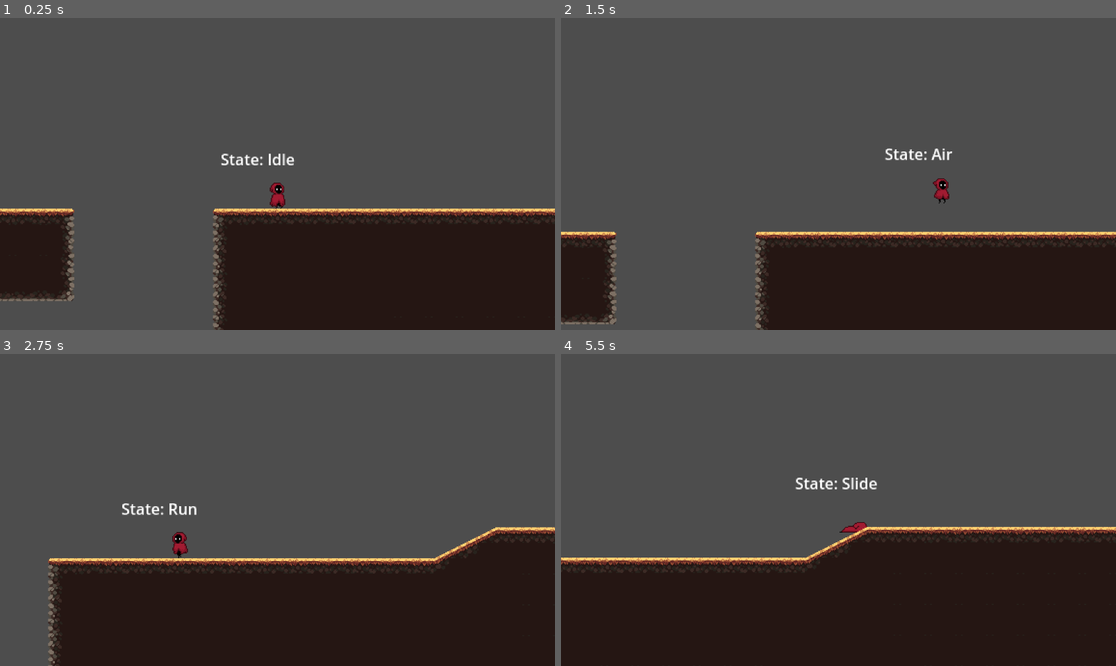
Above: before the commit, frames 1-4 (two rows, left to right).
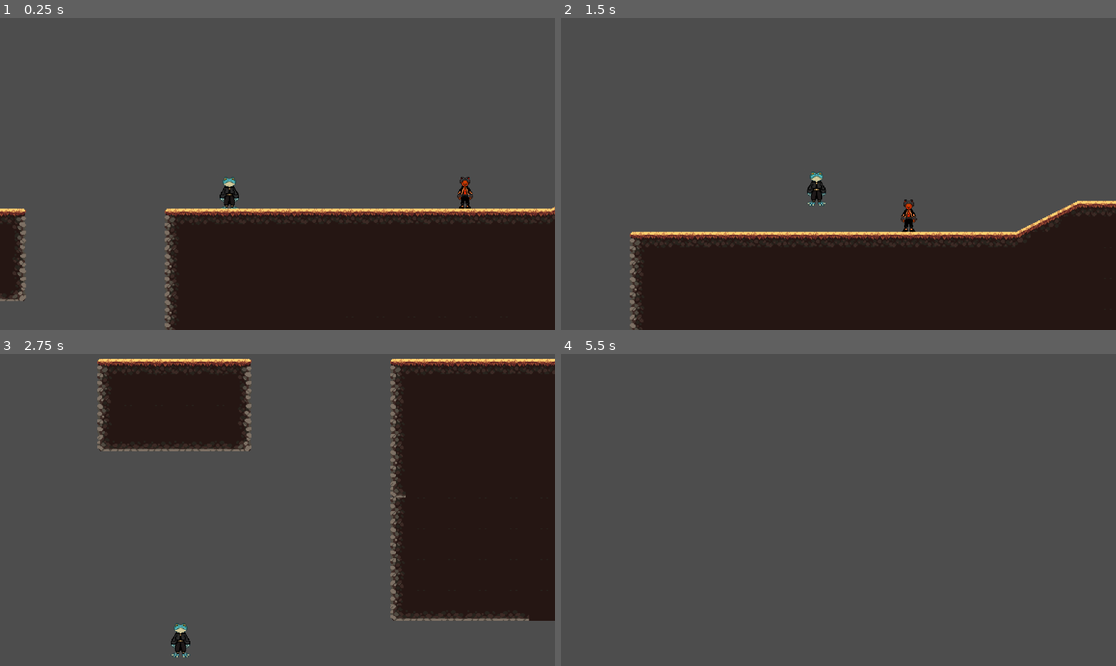
Above: after the commit, the same moments.

Repository: zvoverman/movement-game
Game: Godot game, scene res://scenes/world.tscn
The game is run twice, just before and just after one commit, with the same random seed, the same clock (stepped at 60 frames per second) and the same inputs.
Inputs (mouse positions are in pixels of both pictures, inside the frame that each line leads up to):
- Up to frame 1 (0.25 s): no input
- Up to frame 2 (1.5 s): tap Enter at 0.5 s; move the mouse to (960, 158) at 0.52 s; hold Ctrl (crouch) 0.53-1.28 s; hold D (right) from 0.53 s (still down); tap W (jump) at 0.77 s; tap Shift (run) at 0.8, 1.35 s; move the mouse to (727, 189) at 1.27 s
- Up to frame 3 (2.75 s): tap W (jump) at 1.52 s; click (166, 525) at 1.55 s; move the mouse to (333, 441) at 2.02 s; release D (right) at 2.03 s; press the mouse at (333, 441) at 2.03 s; hold A (left) from 2.03 s (still down); tap Ctrl (crouch) at 2.3 s
- Up to frame 4 (5.5 s): move the mouse to (810, 572) at 2.77 s; release A (left) at 2.78 s; release the mouse at (810, 572) at 2.78 s; hold D (right) 2.78-4.28 s; tap Ctrl (crouch) at 2.85, 4.55 s; tap W (jump) at 3.02, 3.77, 4.52 s; tap Shift (run) at 3.05, 5.3 s; move the mouse to (1005, 556) at 3.52 s; hold Shift (run) 3.53-4.28 s; click (1005, 556) at 3.8 s; move the mouse to (672, 463) at 4.27 s; hold A (left) 4.28-5.03 s; click (672, 463) at 4.35 s; move the mouse to (866, 510) at 5.02 s; hold D (right) from 5.03 s (still down); hold Ctrl (crouch) from 5.03 s (still down)

The runs differ from the first frame. In frame 1, 7.9% of the frame differs, in the area x 0-100%, y 43-100%; in frame 2, 13%; in frame 3, 52%, in the area x 8-100%, y 1-100%; in frame 4, 40%.

Commit message:
sword throw+teleport implemented - enemy/player health+respawn implemented

Diff:
--- a/project.godot
+++ b/project.godot
@@ -55,6 +55,11 @@
 "events": [Object(InputEventKey,"resource_local_to_scene":false,"resource_name":"","device":-1,"window_id":0,"alt_press …(182 unchanged characters)…
 ]
 }
+throw_sword={
+"deadzone": 0.5,
+"events": [Object(InputEventMouseButton,"resource_local_to_scene":false,"resource_name":"","device":-1,"window_id":0,"alt_pressed":false,"shift_pressed":false,"ctrl_pressed":false,"meta_pressed":false,"button_mask":0,"position":Vector2(0, 0),"global_position":Vector2(0, 0),"factor":1.0,"button_index":1,"canceled":false,"pressed":false,"double_click":false,"script":null)
+]
+}
 
 [rendering]
 
--- /dev/null
+++ b/scenes/enemy.tscn
@@ -0,0 +1,83 @@
+[gd_scene load_steps=12 format=3 uid="uid://dujmclyli2sfi"]
+
+[ext_resource type="Script" path="res://scripts/enemy.gd" id="1_v8xqx"]
+[ext_resource type="Texture2D" uid="uid://c83xyb0v5iw6" path="res://assets/Enemies/Enemy1_Front.png" id="2_k3uvx"]
+[ext_resource type="Script" path="res://scripts/StateMachine/CharacterStateMachine.gd" id="2_qo3cs"]
+[ext_resource type="Script" path="res://scripts/StateMachine/Enemy/EnemyTestIdleState.gd" id="3_5fclr"]
+[ext_resource type="Script" path="res://scripts/StateMachine/Enemy/EnemyPatrolState.gd" id="4_c6dvl"]
+[ext_resource type="Script" path="res://scripts/StateMachine/Enemy/EnemyTestAgroState.gd" id="6_sbj6m"]
+[ext_resource type="Script" path="res://scripts/StateMachine/Enemy/EnemyTestAttackState.gd" id="7_k8b8w"]
+
+[sub_resource type="CapsuleShape2D" id="CapsuleShape2D_7l56f"]
+radius = 6.0
+height = 32.0
+
+[sub_resource type="AnimationNodeStateMachine" id="AnimationNodeStateMachine_nsmut"]
+
+[sub_resource type="RectangleShape2D" id="RectangleShape2D_m4hdb"]
+size = Vector2(282, 152)
+
+[sub_resource type="RectangleShape2D" id="RectangleShape2D_h3v2n"]
+size = Vector2(29, 19)
+
+[node name="Enemy" type="CharacterBody2D" groups=["enemies"]]
+collision_layer = 255
+collision_mask = 17
+script = ExtResource("1_v8xqx")
+
+[node name="Sprite2D" type="Sprite2D" parent="."]
+scale = Vector2(0.02, 0.02)
+texture = ExtResource("2_k3uvx")
+
+[node name="CollisionShape2D" type="CollisionShape2D" parent="."]
+shape = SubResource("CapsuleShape2D_7l56f")
+
+[node name="CharacterStateMachine" type="Node" parent="." node_paths=PackedStringArray("character", "animation_tree", "current_state")]
+script = ExtResource("2_qo3cs")
+character = NodePath("..")
+animation_tree = NodePath("../AnimationTree")
+current_state = NodePath("Idle")
+
+[node name="Idle" type="Node" parent="CharacterStateMachine" node_paths=PackedStringArray("patrol_state", "agro_state")]
+script = ExtResource("3_5fclr")
+patrol_state = NodePath("../Patrol")
+agro_state = NodePath("../Agro")
+
+[node name="Patrol" type="Node" parent="CharacterStateMachine"]
+script = ExtResource("4_c6dvl")
+patrol_width = 50.0
+speed = 150.0
+
+[node name="Agro" type="Node" parent="CharacterStateMachine" node_paths=PackedStringArray("idle_state", "attack_state", "agro_area", "attack_area")]
+script = ExtResource("6_sbj6m")
+idle_state = NodePath("../Idle")
+attack_state = NodePath("../Attack")
+agro_area = NodePath("../../AgroArea")
+attack_area = NodePath("../../AttackArea")
+speed = 150.0
+
+[node name="Attack" type="Node" parent="CharacterStateMachine" node_paths=PackedStringArray("agro_state", "attack_area")]
+script = ExtResource("7_k8b8w")
+agro_state = NodePath("../Agro")
+attack_area = NodePath("../../AttackArea")
+
+[node name="AnimationPlayer" type="AnimationPlayer" parent="."]
+
+[node name="AnimationTree" type="AnimationTree" parent="."]
+tree_root = SubResource("AnimationNodeStateMachine_nsmut")
+anim_player = NodePath("../AnimationPlayer")
+
+[node name="AgroArea" type="Area2D" parent="."]
+
+[node name="CollisionShape2D" type="CollisionShape2D" parent="AgroArea"]
+shape = SubResource("RectangleShape2D_m4hdb")
+
+[node name="AttackArea" type="Area2D" parent="."]
+
+[node name="CollisionShape2D" type="CollisionShape2D" parent="AttackArea"]
+position = Vector2(0.5, -5.5)
+shape = SubResource("RectangleShape2D_h3v2n")
+
+[connection signal="body_entered" from="AgroArea" to="CharacterStateMachine/Idle" method="_on_agro_area_body_entered"]
+[connection signal="body_exited" from="AgroArea" to="CharacterStateMachine/Agro" method="_on_agro_area_body_exited"]
+[connection signal="body_entered" from="AttackArea" to="CharacterStateMachine/Agro" method="_on_attack_area_body_entered"]
--- a/scenes/player.tscn
+++ b/scenes/player.tscn
@@ -1,171 +1,17 @@
-[gd_scene load_steps=59 format=3 uid="uid://cji4effh8tvgr"]
+[gd_scene load_steps=43 format=3 uid="uid://cji4effh8tvgr"]
 
 [ext_resource type="Script" path="res://scripts/player.gd" id="1_2q2ug"]
-[ext_resource type="Texture2D" uid="uid://blbu7jrucl8wj" path="res://assets/Hooded_Character_AnimationSheet.png" id="2_4tp8b"]
-[ext_resource type="Script" path="res://scripts/CharacterStateMachine.gd" id="3_hagsd"]
-[ext_resource type="Script" path="res://scripts/IdleState.gd" id="4_h0mo2"]
-[ext_resource type="Script" path="res://scripts/AirState.gd" id="5_ao10q"]
-[ext_resource type="Script" path="res://scripts/CrouchState.gd" id="7_51bqn"]
-[ext_resource type="Script" path="res://scripts/StateDebugLabel.gd" id="7_upevu"]
-[ext_resource type="Script" path="res://scripts/SlideState.gd" id="8_3ejxf"]
-[ext_resource type="Script" path="res://scripts/WalkState.gd" id="9_c2we4"]
-[ext_resource type="Script" path="res://scripts/RunState.gd" id="9_y2yqs"]
-
-[sub_resource type="AtlasTexture" id="AtlasTexture_u6yjf"]
-atlas = ExtResource("2_4tp8b")
-region = Rect2(96, 128, 32, 32)
-
-[sub_resource type="AtlasTexture" id="AtlasTexture_2hfuq"]
-atlas = ExtResource("2_4tp8b")
-region = Rect2(128, 224, 32, 32)
-
-[sub_resource type="AtlasTexture" id="AtlasTexture_u2u01"]
-atlas = ExtResource("2_4tp8b")
-region = Rect2(160, 224, 32, 32)
-
-[sub_resource type="AtlasTexture" id="AtlasTexture_cufw6"]
-atlas = ExtResource("2_4tp8b")
-region = Rect2(192, 224, 32, 32)
-
-[sub_resource type="AtlasTexture" id="AtlasTexture_ylhy7"]
-atlas = ExtResource("2_4tp8b")
-region = Rect2(224, 224, 32, 32)
-
-[sub_resource type="AtlasTexture" id="AtlasTexture_hfu14"]
-atlas = ExtResource("2_4tp8b")
-region = Rect2(0, 0, 32, 32)
-
-[sub_resource type="AtlasTexture" id="AtlasTexture_cjfmi"]
-atlas = ExtResource("2_4tp8b")
-region = Rect2(32, 0, 32, 32)
-
-[sub_resource type="AtlasTexture" id="AtlasTexture_q3ivd"]
-atlas = ExtResource("2_4tp8b")
-region = Rect2(0, 96, 32, 32)
-
-[sub_resource type="AtlasTexture" id="AtlasTexture_xvj2k"]
-atlas = ExtResource("2_4tp8b")
-region = Rect2(32, 96, 32, 32)
-
-[sub_resource type="AtlasTexture" id="AtlasTexture_ayd4x"]
-atlas = ExtResource("2_4tp8b")
-region = Rect2(64, 96, 32, 32)
-
-[sub_resource type="AtlasTexture" id="AtlasTexture_hesyb"]
-atlas = ExtResource("2_4tp8b")
-region = Rect2(96, 96, 32, 32)
-
-[sub_resource type="AtlasTexture" id="AtlasTexture_t3d7q"]
-atlas = ExtResource("2_4tp8b")
-region = Rect2(128, 96, 32, 32)
-
-[sub_resource type="AtlasTexture" id="AtlasTexture_mafm4"]
-atlas = ExtResource("2_4tp8b")
-region = Rect2(160, 96, 32, 32)
-
-[sub_resource type="AtlasTexture" id="AtlasTexture_hsvma"]
-atlas = ExtResource("2_4tp8b")
-region = Rect2(192, 96, 32, 32)
-
-[sub_resource type="AtlasTexture" id="AtlasTexture_meop7"]
-atlas = ExtResource("2_4tp8b")
-region = Rect2(224, 96, 32, 32)
-
-[sub_resource type="AtlasTexture" id="AtlasTexture_f1s48"]
-atlas = ExtResource("2_4tp8b")
-region = Rect2(0, 64, 32, 32)
-
-[sub_resource type="AtlasTexture" id="AtlasTexture_nr38q"]
-atlas = ExtResource("2_4tp8b")
-region = Rect2(32, 64, 32, 32)
-
-[sub_resource type="AtlasTexture" id="AtlasTexture_gkb38"]
-atlas = ExtResource("2_4tp8b")
-region = Rect2(64, 64, 32, 32)
-
-[sub_resource type="AtlasTexture" id="AtlasTexture_vypmf"]
-atlas = ExtResource("2_4tp8b")
-region = Rect2(96, 64, 32, 32)
-
-[sub_resource type="SpriteFrames" id="SpriteFrames_q2ewv"]
-animations = [{
-"frames": [{
-"duration": 1.0,
-"texture": SubResource("AtlasTexture_u6yjf")
-}, {
-"duration": 1.0,
-"texture": SubResource("AtlasTexture_2hfuq")
-}, {
-"duration": 1.0,
-"texture": SubResource("AtlasTexture_u2u01")
-}, {
-"duration": 1.0,
-"texture": SubResource("AtlasTexture_cufw6")
-}, {
-"duration": 1.0,
-"texture": SubResource("AtlasTexture_ylhy7")
-}],
-"loop": false,
-"name": &"crouch",
-"speed": 5.0
-}, {
-"frames": [{
-"duration": 1.0,
-"texture": SubResource("AtlasTexture_hfu14")
-}, {
-"duration": 1.0,
-"texture": SubResource("AtlasTexture_cjfmi")
-}],
-"loop": true,
-"name": &"idle",
-"speed": 5.0
-}, {
-"frames": [{
-"duration": 1.0,
-"texture": SubResource("AtlasTexture_q3ivd")
-}, {
-"duration": 1.0,
-"texture": SubResource("AtlasTexture_xvj2k")
-}, {
-"duration": 1.0,
-"texture": SubResource("AtlasTexture_ayd4x")
-}, {
-"duration": 1.0,
-"texture": SubResource("AtlasTexture_hesyb")
-}, {
-"duration": 1.0,
-"texture": SubResource("AtlasTexture_t3d7q")
-}, {
-"duration": 1.0,
-"texture": SubResource("AtlasTexture_mafm4")
-}, {
-"duration": 1.0,
-"texture": SubResource("AtlasTexture_hsvma")
-}, {
-"duration": 1.0,
-"texture": SubResource("AtlasTexture_meop7")
-}],
-"loop": true,
-"name": &"run",
-"speed": 5.0
-}, {
-"frames": [{
-"duration": 1.0,
-"texture": SubResource("AtlasTexture_f1s48")
-}, {
-"duration": 1.0,
-"texture": SubResource("AtlasTexture_nr38q")
-}, {
-"duration": 1.0,
-"texture": SubResource("AtlasTexture_gkb38")
-}, {
-"duration": 1.0,
-"texture": SubResource("AtlasTexture_vypmf")
-}],
-"loop": true,
-"name": &"walk",
-"speed": 5.0
-}]
+[ext_resource type="Texture2D" uid="uid://blbu7jrucl8wj" path="res://assets/Player/Hooded_Character_AnimationSheet.png" id="2_4tp8b"]
+[ext_resource type="PackedScene" uid="uid://ccfijo0mexple" path="res://scenes/player_sword.tscn" id="2_lqhwi"]
+[ext_resource type="Script" path="res://scripts/StateMachine/CharacterStateMachine.gd" id="3_hagsd"]
+[ext_resource type="Texture2D" uid="uid://btjvy2v68bnos" path="res://assets/Player/FrogMC_Front.png" id="3_ln3ot"]
+[ext_resource type="Script" path="res://scripts/StateMachine/Player/IdleState.gd" id="4_h0mo2"]
+[ext_resource type="Script" path="res://scripts/StateMachine/Player/AirState.gd" id="5_ao10q"]
+[ext_resource type="Script" path="res://scripts/StateMachine/Player/CrouchState.gd" id="7_51bqn"]
+[ext_resource type="Script" path="res://scripts/StateMachine/StateDebugLabel.gd" id="7_upevu"]
+[ext_resource type="Script" path="res://scripts/StateMachine/Player/SlideState.gd" id="8_3ejxf"]
+[ext_resource type="Script" path="res://scripts/StateMachine/Player/WalkState.gd" id="9_c2we4"]
+[ext_resource type="Script" path="res://scripts/StateMachine/Player/RunState.gd" id="9_y2yqs"]
 
 [sub_resource type="CapsuleShape2D" id="CapsuleShape2D_0yeoq"]
 height = 32.0
@@ -289,10 +135,10 @@
 tracks/3/interp = 1
 tracks/3/loop_wrap = true
 tracks/3/keys = {
-"times": PackedFloat32Array(0, 0.2),
-"transitions": PackedFloat32Array(1, 1),
-"update": 1,
-"values": [0, 1]
+"times": PackedFloat32Array(0),
+"transitions": PackedFloat32Array(1),
+"update": 1,
+"values": [1]
 }
 
 [sub_resource type="Animation" id="Animation_05xe8"]
@@ -509,7 +355,7 @@
 states/crouch/node = SubResource("AnimationNodeAnimation_odqd0")
 states/crouch/position = Vector2(507, 318)
 states/idle/node = SubResource("AnimationNodeAnimation_7sqpj")
-states/idle/position = Vector2(320, 106)
+states/idle/position = Vector2(320, 105)
 states/jump/node = SubResource("AnimationNodeAnimation_hvoqv")
 states/jump/position = Vector2(490, 49)
 states/run/node = SubResource("AnimationNodeAnimation_ae4jq")
@@ -517,24 +363,29 @@
 states/walk/node = SubResource("AnimationNodeAnimation_i354q")
 states/walk/position = Vector2(676, 212)
 transitions = ["Start", "idle", SubResource("AnimationNodeStateMachineTransition_nhrpi"), "idle", "crouch", SubResource …(868 unchanged characters)…
-graph_offset = Vector2(44, 56)
+graph_offset = Vector2(48, -2)
+
+[sub_resource type="CircleShape2D" id="CircleShape2D_nibqi"]
+radius = 39.0128
+
+[sub_resource type="CircleShape2D" id="CircleShape2D_5phc1"]
+radius = 22.0
 
 [node name="Player" type="CharacterBody2D"]
+collision_mask = 239
 script = ExtResource("1_2q2ug")
+sword = ExtResource("2_lqhwi")
 
 [node name="Sprite2D" type="Sprite2D" parent="."]
+visible = false
 position = Vector2(1, 0)
 texture = ExtResource("2_4tp8b")
 hframes = 8
 vframes = 9
 
-[node name="AnimatedSprite2D" type="AnimatedSprite2D" parent="."]
-visible = false
-sprite_frames = SubResource("SpriteFrames_q2ewv")
-animation = &"crouch"
-autoplay = "idle"
-frame = 4
-frame_progress = 1.0
+[node name="Sprite2D2" type="Sprite2D" parent="."]
+scale = Vector2(0.02, 0.02)
+texture = ExtResource("3_ln3ot")
 
 [node name="OriginalCollision" type="CollisionShape2D" parent="."]
 shape = SubResource("CapsuleShape2D_0yeoq")
@@ -617,6 +468,7 @@
 speed = 150.0
 
 [node name="StateDebugLabel" type="Label" parent="." node_paths=PackedStringArray("state_machine")]
+visible = false
 offset_left = -59.0
 offset_top = -47.0
 offset_right = 68.0
@@ -640,3 +492,23 @@
 }
 tree_root = SubResource("AnimationNodeStateMachine_uar25")
 anim_player = NodePath("../AnimationPlayer")
+
+[node name="SwordSpawn" type="Marker2D" parent="."]
+position = Vector2(0, 3)
+
+[node name="TeleportDamageArea" type="Area2D" parent="."]
+collision_layer = 0
+collision_mask = 2
+
+[node name="CollisionShape2D" type="CollisionShape2D" parent="TeleportDamageArea"]
+shape = SubResource("CircleShape2D_nibqi")
+
+[node name="SwordPickupArea" type="Area2D" parent="."]
+collision_layer = 16
+collision_mask = 16
+
+[node name="CollisionShape2D" type="CollisionShape2D" parent="SwordPickupArea"]
+shape = SubResource("CircleShape2D_5phc1")
+
+[connection signal="body_entered" from="TeleportDamageArea" to="." method="_on_teleport_damage_area_body_entered"]
+[connection signal="body_entered" from="SwordPickupArea" to="." method="_on_sword_pickup_area_body_entered"]
--- /dev/null
+++ b/scenes/player_sword.tscn
@@ -0,0 +1,26 @@
+[gd_scene load_steps=4 format=3 uid="uid://ccfijo0mexple"]
+
+[ext_resource type="Script" path="res://scripts/player_sword.gd" id="1_vtpxe"]
+[ext_resource type="Texture2D" uid="uid://bfxe6l82fp4iv" path="res://assets/Weapons/Test_sword.png" id="2_wlhak"]
+
+[sub_resource type="CapsuleShape2D" id="CapsuleShape2D_8fysh"]
+radius = 3.0
+height = 34.0
+
+[node name="PlayerSword" type="RigidBody2D"]
+collision_layer = 16
+collision_mask = 254
+mass = 1.1
+max_contacts_reported = 1
+contact_monitor = true
+script = ExtResource("1_vtpxe")
+
+[node name="Sprite2D" type="Sprite2D" parent="."]
+scale = Vector2(0.02, -0.02)
+texture = ExtResource("2_wlhak")
+
+[node name="CollisionShape2D" type="CollisionShape2D" parent="."]
+position = Vector2(1, 0)
+shape = SubResource("CapsuleShape2D_8fysh")
+
+[connection signal="body_entered" from="." to="." method="_on_body_entered"]
--- a/scenes/world.tscn
+++ b/scenes/world.tscn
@@ -1,7 +1,8 @@
-[gd_scene load_steps=5 format=3 uid="uid://b6wum4lytk741"]
+[gd_scene load_steps=6 format=3 uid="uid://b6wum4lytk741"]
 
 [ext_resource type="PackedScene" uid="uid://cji4effh8tvgr" path="res://scenes/player.tscn" id="1_mwl4w"]
-[ext_resource type="Texture2D" uid="uid://b657c84by64v" path="res://assets/oak_woods_tileset.png" id="2_n8ek0"]
+[ext_resource type="Texture2D" uid="uid://b657c84by64v" path="res://assets/Tilesets/oak_woods_tileset.png" id="2_n8ek0"]
+[ext_resource type="PackedScene" uid="uid://dujmclyli2sfi" path="res://scenes/enemy.tscn" id="3_1ul7q"]
 
 [sub_resource type="TileSetAtlasSource" id="TileSetAtlasSource_ptfbq"]
 texture = ExtResource("2_n8ek0")
@@ -1623,7 +1624,8 @@
 30:21/0/physics_layer_0/polygon_0/points = PackedVector2Array(-8, -8, 8, -8, 8, 8, -8, 8)
 
 [sub_resource type="TileSet" id="TileSet_mbvpr"]
-physics_layer_0/collision_layer = 1
+physics_layer_0/collision_layer = 255
+physics_layer_0/collision_mask = 255
 sources/0 = SubResource("TileSetAtlasSource_ptfbq")
 
 [node name="World" type="Node2D"]
@@ -1636,14 +1638,26 @@
 
 [node name="Camera2D" type="Camera2D" parent="."]
 position = Vector2(99, -36)
+offset = Vector2(50, 0)
 zoom = Vector2(2, 2)
 position_smoothing_enabled = true
 drag_horizontal_enabled = true
 drag_vertical_enabled = true
-drag_left_margin = 0.3
-drag_right_margin = 0.3
+drag_horizontal_offset = 0.25
+drag_left_margin = 0.0
+drag_right_margin = 0.0
 
 [node name="TileMap" type="TileMap" parent="."]
+z_index = 1
 tile_set = SubResource("TileSet_mbvpr")
 format = 2
 layer_0/tile_data = PackedInt32Array(3, 65536, 0, 4, 131072, 0, 5, 196608, 0, 6, 262144, 0, 2, 0, 0, 65538, 0, 1, 13107 …(30814 unchanged characters)…
+
+[node name="Enemy" parent="." instance=ExtResource("3_1ul7q")]
+position = Vector2(344, -20)
+
+[node name="Enemy2" parent="." instance=ExtResource("3_1ul7q")]
+position = Vector2(686, -53)
+
+[node name="Enemy3" parent="." instance=ExtResource("3_1ul7q")]
+position = Vector2(1026, -57)
--- /dev/null
+++ b/scripts/StateMachine/Enemy/EnemyPatrolState.gd
@@ -0,0 +1,26 @@
+extends State
+
+class_name EnemyPatrolState
+
+@export var patrol_width : float
+
+var start_position_x : float
+var direction : float
+var turning : bool
+
+func on_enter():
+	print("enter")
+	start_position_x = character.position.x
+	direction = -1
+	turning = false
+
+func state_process(delta):
+	if (!turning and abs(character.position.x - start_position_x) > patrol_width):
+		direction = -direction
+		turning = true
+
+	if (abs(character.velocity.x) < speed):
+		turning = false
+
+	character.velocity.x = lerp(character.velocity.x, direction * speed, acceleration)
+	print(character.velocity.x)
--- /dev/null
+++ b/scripts/StateMachine/Enemy/EnemyTestAgroState.gd
@@ -0,0 +1,27 @@
+extends State
+
+class_name EnemyTestAgroState
+
+@export var idle_state : State
+@export var attack_state : State
+
+@export var agro_area : Area2D
+@export var attack_area : Area2D
+
+func state_process(delta):
+	var overlapping_bodies = agro_area.get_overlapping_bodies()
+	var vector_dist = 0.0
+	for body in overlapping_bodies:
+		if (body.name == "Player"):
+			vector_dist = body.position.x - character.position.x
+	character.velocity.x = lerp(character.velocity.x, vector_dist, 0.8)
+
+
+func _on_agro_area_body_exited(body):
+	if (body.name == "Player"):
+		next_state = idle_state
+
+
+func _on_attack_area_body_entered(body):
+	if (body.name == "Player"):
+		next_state = attack_state
--- /dev/null
+++ b/scripts/StateMachine/Enemy/EnemyTestAttackState.gd
@@ -0,0 +1,21 @@
+extends State
+
+class_name EnemyTestAttackState
+
+@export var agro_state : State
+
+@export var attack_area : Area2D
+
+func state_process(delta):
+	var overlapping_bodies = attack_area.get_overlapping_bodies()
+	for body in overlapping_bodies:
+		if (body.name == "Player"):
+			attack()
+			next_state = agro_state
+
+func attack():
+	await get_tree().create_timer(0.5).timeout
+	var overlapping_bodies = attack_area.get_overlapping_bodies()
+	for body in overlapping_bodies:
+		if (body.name == "Player"):
+			body.health -= 1
--- /dev/null
+++ b/scripts/StateMachine/Enemy/EnemyTestIdleState.gd
@@ -0,0 +1,16 @@
+extends State
+
+class_name EnemyTestIdleState
+
+@export var patrol_state : State
+@export var agro_state : State
+
+func state_process(delta):
+	character.velocity.x = lerp(character.velocity.x, 0.0, 0.2)
+
+func patrol():
+	next_state = patrol_state
+
+func _on_agro_area_body_entered(body):
+	if (body.name == "Player"):
+		next_state = agro_state
--- a/scripts/SlideState.gd
+++ b/scripts/StateMachine/Player/SlideState.gd
@@ -17,7 +17,7 @@
 @export var jump_animation : String
 
 func on_enter():
-	character.velocity.x *= 1.1
+	character.velocity.x *= 1.2
 	original_collision.disabled = true
 	crouch_collision.disabled = false
 
--- /dev/null
+++ b/scripts/enemy.gd
@@ -0,0 +1,33 @@
+extends CharacterBody2D
+
+@onready var state_machine : CharacterStateMachine = $CharacterStateMachine
+@onready var initial_position = position
+
+@export var max_health : int = 1
+var health : int
+
+var gravity = ProjectSettings.get_setting("physics/2d/default_gravity")
+
+func _ready():
+	health = max_health
+
+func _physics_process(delta):
+
+	if (health == 0):
+		die()
+
+	velocity.y += gravity * delta
+
+	move_and_slide()
+
+func die():
+	hide()
+	set_process_mode(PROCESS_MODE_DISABLED)
+	set_physics_process(PROCESS_MODE_DISABLED)
+
+func reset():
+	global_position = initial_position
+	health = max_health
+	set_process_mode(PROCESS_MODE_ALWAYS)
+	set_physics_process(PROCESS_MODE_ALWAYS)
+	show()
--- a/scripts/player.gd
+++ b/scripts/player.gd
@@ -1,6 +1,15 @@
 extends CharacterBody2D
 
 @onready var state_machine : CharacterStateMachine = $CharacterStateMachine
+@onready var sword_spawn : Marker2D = $SwordSpawn
+@onready var initial_position = position
+@onready var sword_pickup_area : Area2D = $SwordPickupArea
+
+@export var max_health : int = 1
+var health : int
+
+@export var sword : PackedScene
+var sword_instance : PlayerSword
 
 var gravity = ProjectSettings.get_setting("physics/2d/default_gravity")
 
@@ -8,7 +17,15 @@
 var right = false
 const MAX_VELOCITY = 400
 
+func _ready():
+	health = max_health
+
 func _physics_process(delta):
+	if (health == 0):
+		die()
+	move(delta)
+
+func move(delta):
 	velocity.y += gravity * delta
 	var speed = state_machine.current_state.speed
 	var acceleration = state_machine.current_state.acceleration
@@ -39,6 +56,29 @@
 
 	move_and_slide()
 
+func throw():
+	if (get_tree().current_scene.get_node("PlayerSword")):
+		teleport_to_sword()
+		return
+
+	disable_pickup()
+	sword_instance = sword.instantiate()
+	owner.add_child(sword_instance)
+	sword_instance.transform = sword_spawn.global_transform
+	sword_instance.linear_velocity = global_position.direction_to(get_global_mouse_position()) * sword_instance.speed
+	sword_instance.angular_velocity = 20.0
+
+func die():
+	hide()
+	set_process_mode(PROCESS_MODE_DISABLED)
+	set_physics_process(PROCESS_MODE_DISABLED)
+	await get_tree().create_timer(1.0).timeout
+
+	reset()
+	var enemies = get_tree().get_nodes_in_group("enemies")
+	for enemy in enemies:
+		enemy.reset()
+
 func _input(event : InputEvent):
 	if (event.is_action_pressed("left")):
 		left = true
@@ -53,3 +93,37 @@
 
 	if (event.is_action_released("right")):
 		right = false
+
+	if (event.is_action_pressed("throw_sword")):
+		throw()
+
+func reset():
+	owner.remove_child(sword_instance)
+	global_position = initial_position
+	health = max_health
+	set_process_mode(PROCESS_MODE_ALWAYS)
+	set_physics_process(PROCESS_MODE_ALWAYS)
+	show()
+
+func teleport_to_sword():
+	var new_pos = sword_instance.global_position
+	new_pos.y += scale.y/2.0
+	owner.remove_child(sword_instance)
+	global_position = new_pos
+
+	await get_tree().create_timer(0.1).timeout
+
+	var overlapping_bodies = $TeleportDamageArea.get_overlapping_bodies()
+	for body in overlapping_bodies:
+		print(body)
+		if (body.is_in_group("enemies")):
+			body.health -= 1
+
+func _on_sword_pickup_area_body_entered(body):
+	if (body.name == "PlayerSword"):
+		owner.remove_child(sword_instance)
+
+func disable_pickup():
+	remove_child(sword_pickup_area)
+	await get_tree().create_timer(1.0).timeout
+	add_child(sword_pickup_area)
--- /dev/null
+++ b/scripts/player_sword.gd
@@ -0,0 +1,13 @@
+extends RigidBody2D
+
+class_name PlayerSword
+
+var speed : float = 700.0
+
+#func _physics_process(delta):
+	#position += velocity * delta
+
+
+func _on_body_entered(body):
+	if (body.is_in_group("enemies")):
+		body.health -= 1
Binary file added: assets/Enemies/Enemy1_Front.png
Not shown, changed: assets/Enemies/Enemy1_Front.png.import
Not shown, removed: assets/Hooded_Character_AnimationSheet.png.import
Binary file added: assets/Player/FrogMC_Front.png
Not shown, changed: assets/Player/FrogMC_Front.png.import
Renamed: assets/Hooded_Character_AnimationSheet.png -> assets/Player/Hooded_Character_AnimationSheet.png
Not shown, changed: assets/Player/Hooded_Character_AnimationSheet.png.import
Renamed: assets/oak_woods_tileset.png -> assets/Tilesets/oak_woods_tileset.png
Not shown, changed: assets/Tilesets/oak_woods_tileset.png.import
Binary file added: assets/Weapons/Test_sword.png
Not shown, changed: assets/Weapons/Test_sword.png.import
Binary file removed: assets/chicken.png
(and 20 more such lines)
